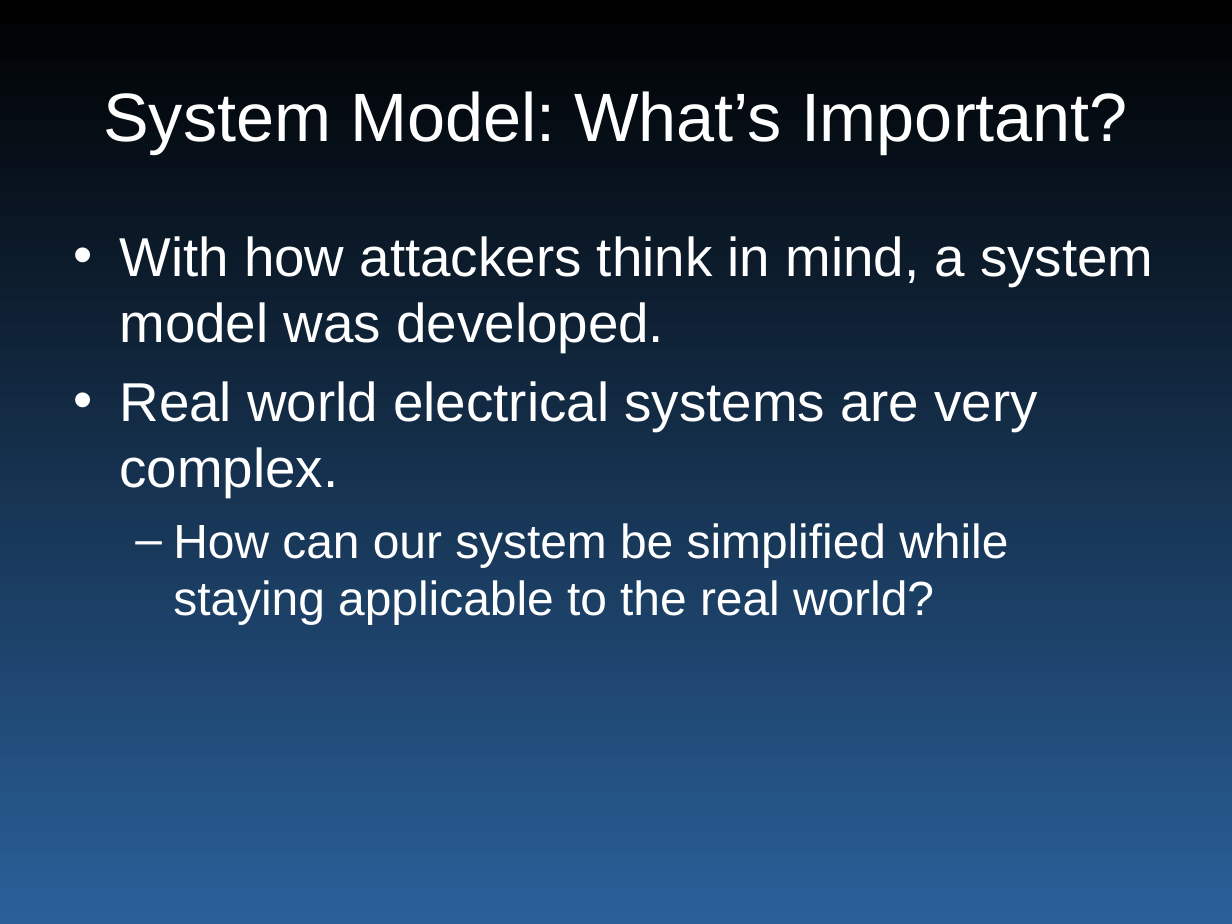
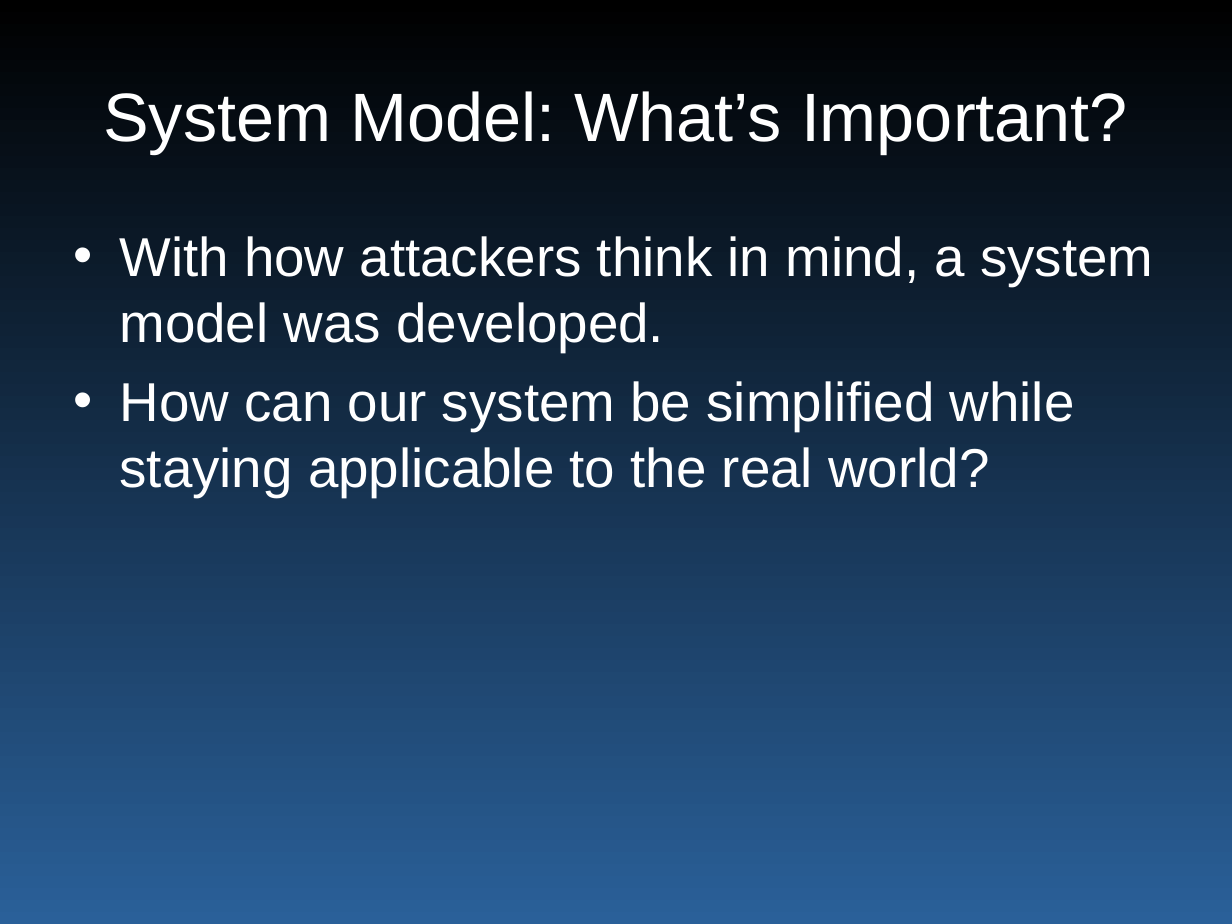
Before and after one commit to wyatt8740/CS460_Capstone, a slide deck: slide 17 of smartgrid_465.ppt (slide 13 before the commit). Drawn at 1232x924 pixels with LibreOffice and Linux fonts; fonts in the diff are those of the drawing. Boxes give left, top, right and bottom in pixels: in the first picture for what was removed or moved away, otherwise in the second. Text is boxed around its words. In the diff, an @@ line names an element or a change of style, - is before the commit and + after.

```diff
--- a/smartgrid_465.ppt
+++ b/smartgrid_465.ppt
@@ text at [119,381,1038,497]: paragraph removed @@
-• Real world electrical systems are very complex.
@@ text at [119,381,1075,497]: size 28 to 32 pt in "How can our system be simplified while ..."; bullet – to •; list level 2 to 1 in "How can our system be ..." @@
```
Also in this commit, not shown: 8 other slides changed, 7 slides added.
